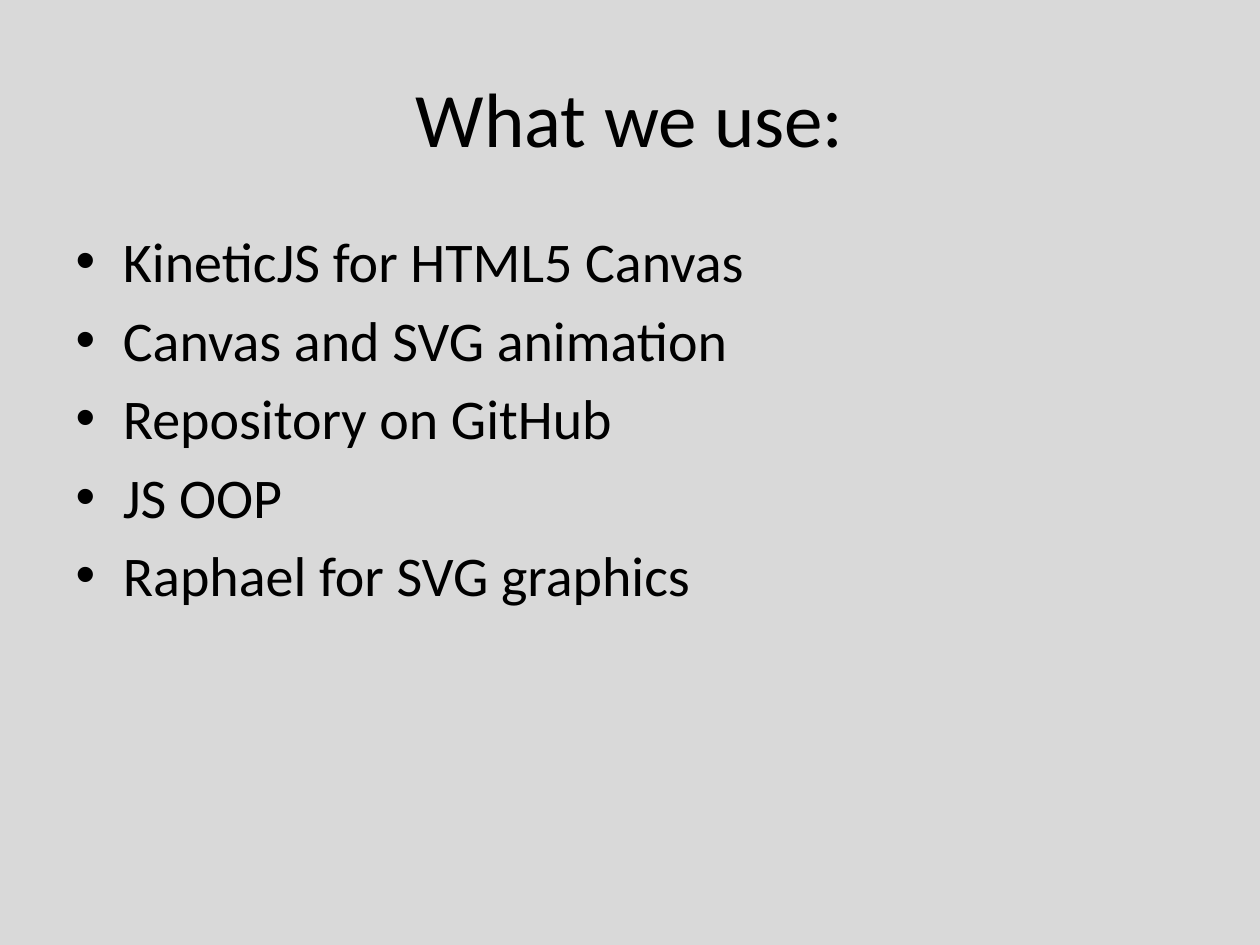
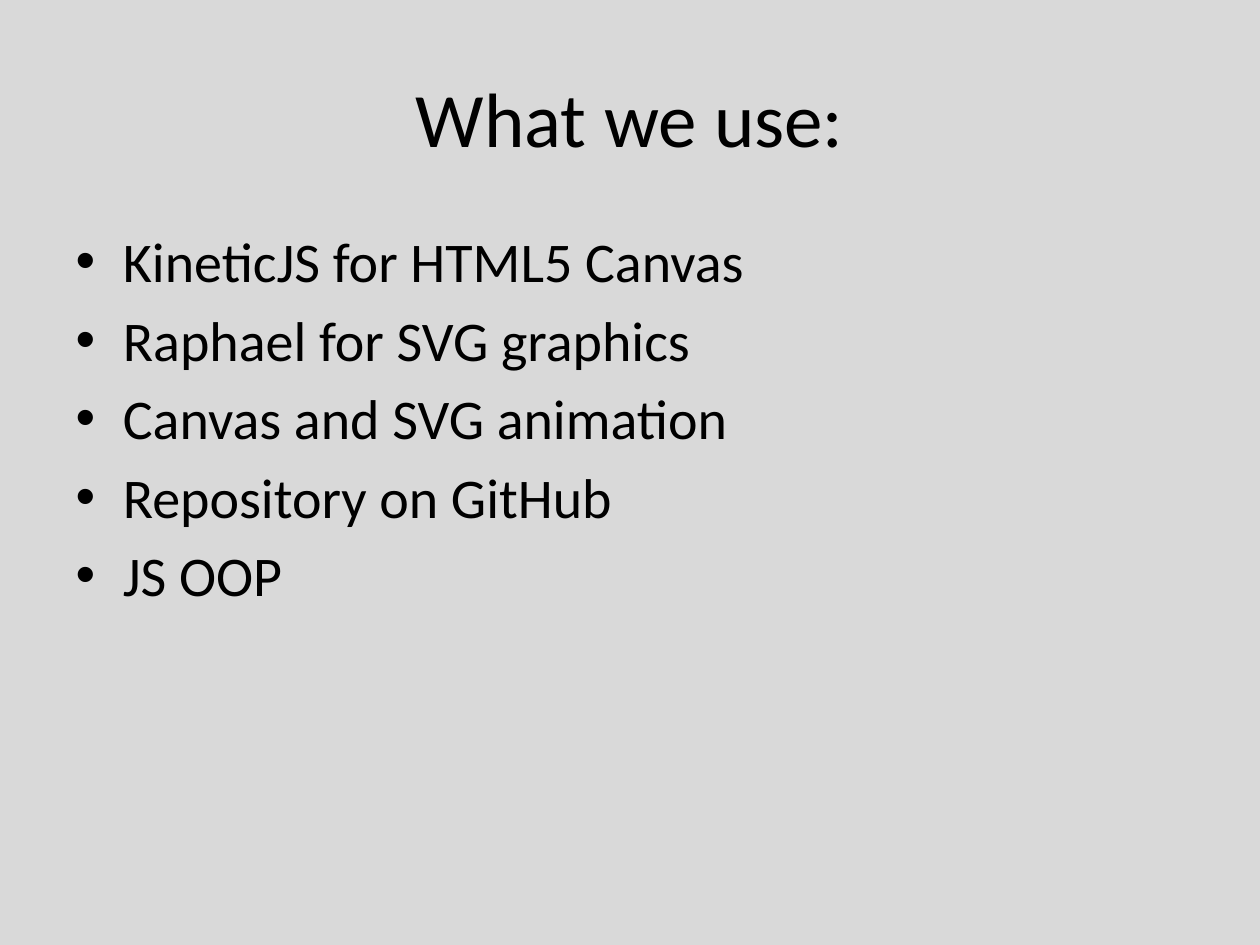
Before and after one commit to idoychinov/Hotaru-JavaScript, a slide deck: slide 3 of Presentation/TeamHotaru.pptx. Drawn at 1260x945 pixels with LibreOffice and Linux fonts; fonts in the diff are those of the drawing. Boxes give left, top, right and bottom in pixels: in the first picture for what was removed or moved away, otherwise in the second. Text is boxed around its words. In the diff, an @@ line names an element or a change of style, - is before the commit and + after.

```diff
--- a/Presentation/TeamHotaru.pptx
+++ b/Presentation/TeamHotaru.pptx
@@ text at [123,322,690,371]: paragraph added @@
+• Raphael for SVG graphics
@@ text at [123,557,690,606]: paragraph removed @@
-• Raphael for SVG graphics
```
Also in this commit, not shown: 1 other slide changed, 2 other files.
